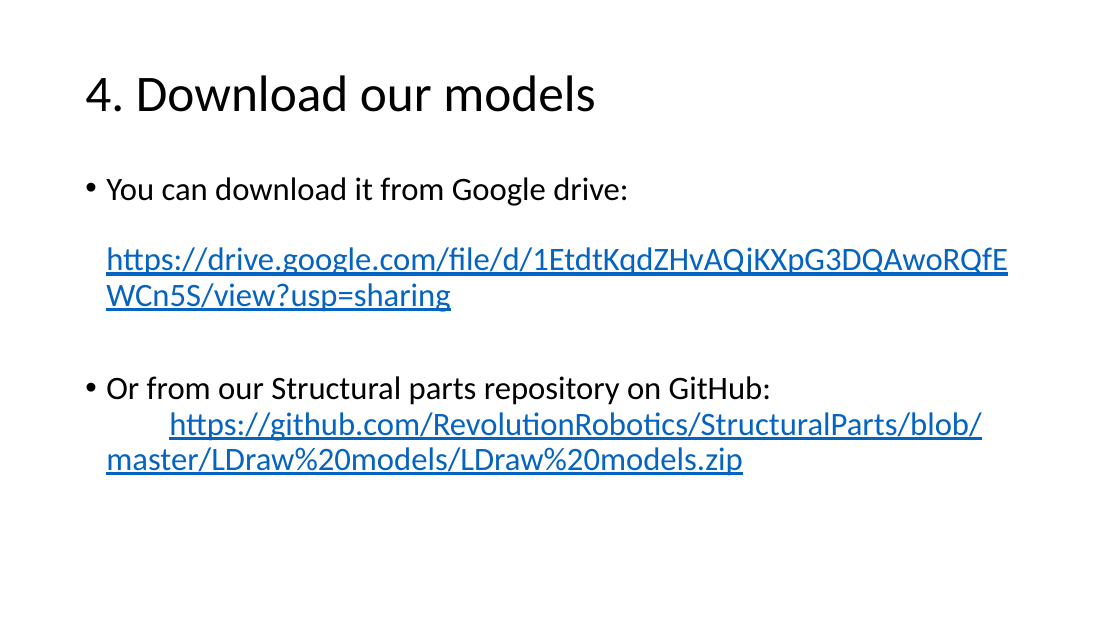
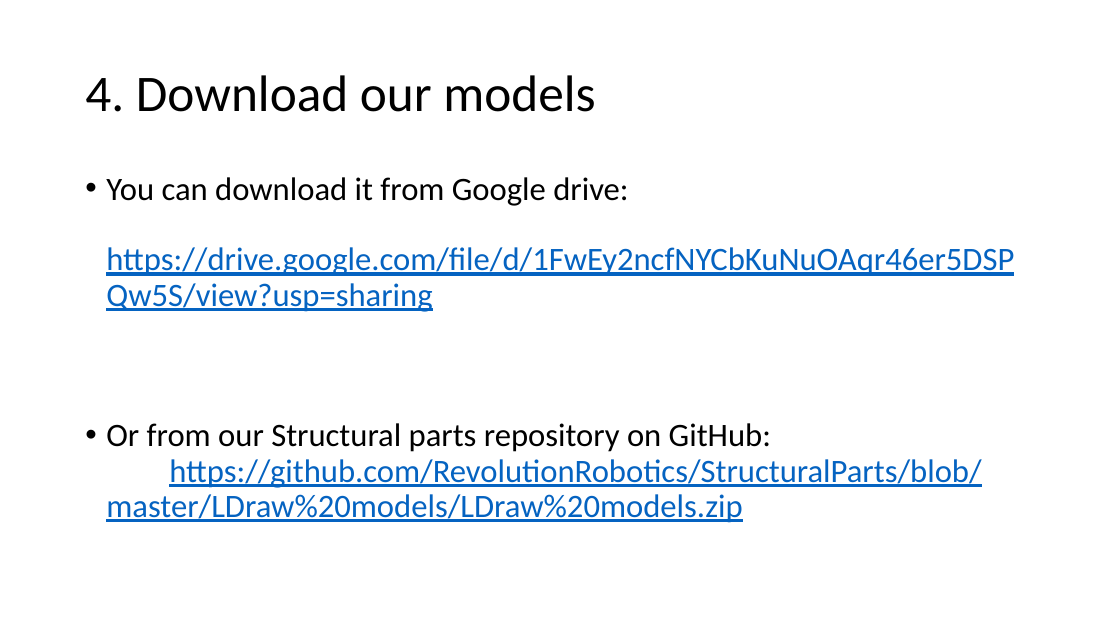
Before and after one commit to STEAM-Academy-PRO/revolution-robotics-ldraw, a slide deck: slide 6 of Start bulinding 3D models in Studio.pptx. Drawn at 1120x630 pixels with LibreOffice and Linux fonts; fonts in the diff are those of the drawing. Boxes give left, top, right and bottom in pixels: in the first picture for what was removed or moved away, otherwise in the second. Text is boxed around its words. In the diff, an @@ line names an element or a change of style, - is before the commit and + after.

Commit message:
cleanup of mac specific DS_Store files, carby v1 models added

```diff
--- a/Start bulinding 3D models in Studio.pptx
+++ b/Start bulinding 3D models in Studio.pptx
@@ text at [106, 177, 1014, 312]: text changed @@
-• You can download it from Google drive:
-  https://drive.google.com/file/d/1EtdtKqdZHvAQjKXpG3DQAwoRQfEWCn5S/view?usp=sharing
+• You can download it from Google drive:
+  https://drive.google.com/file/d/1FwEy2ncfNYCbKuNuOAqr46er5DSPQw5S/view?usp=sharing
```
Also in this commit, not shown: 8 other files.
